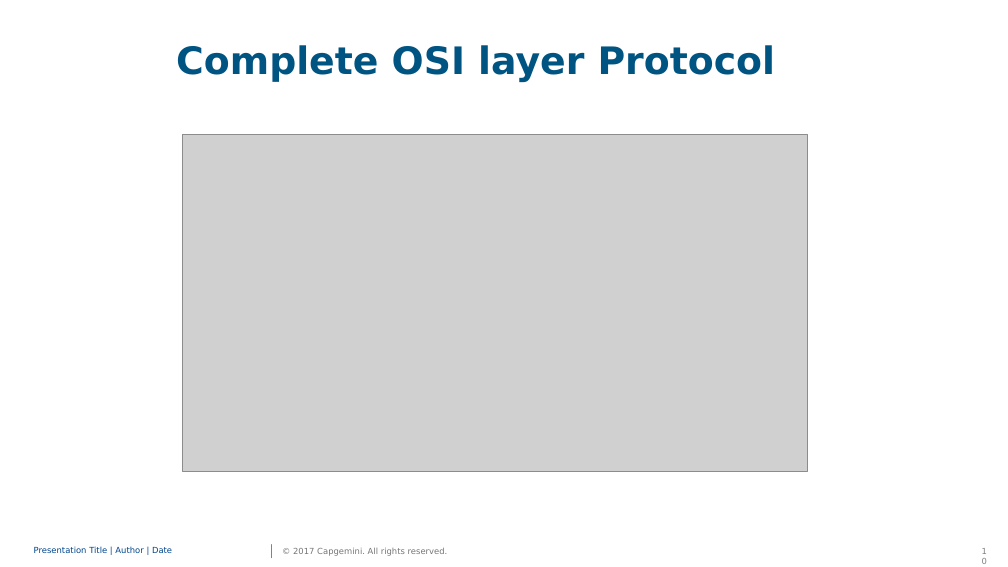
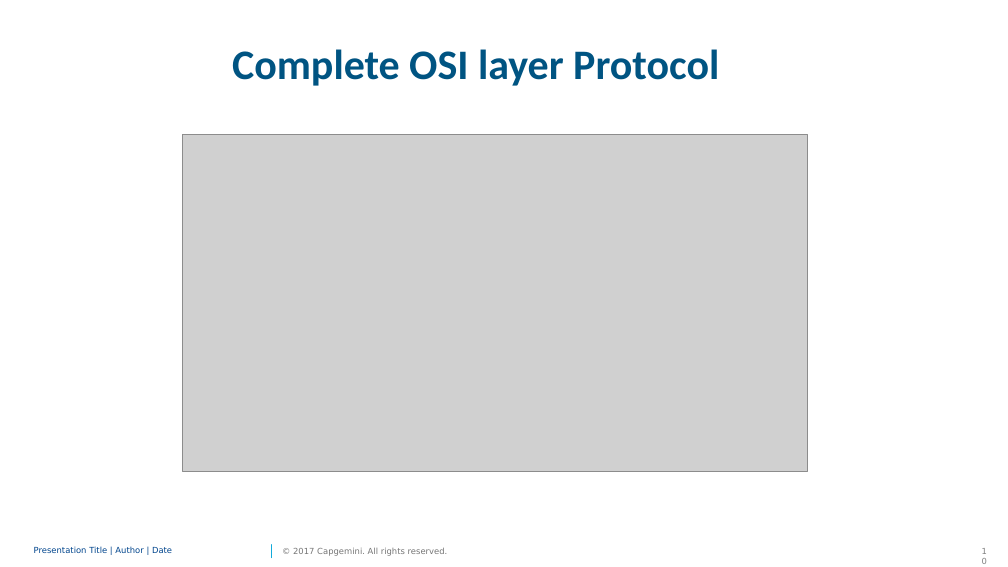
Before and after one commit to PriyalPotnis/m1, a slide deck: slide 10 of M1.pptx. Drawn at 1008x567 pixels with LibreOffice and Linux fonts; fonts in the diff are those of the drawing; grey boxes stand for pictures. Boxes give left, top, right and bottom in pixels: in the first picture for what was removed or moved away, otherwise in the second. Text is boxed around its words. In the diff, an @@ line names an element or a change of style, - is before the commit and + after.

```diff
--- a/M1.pptx
+++ b/M1.pptx
@@ text "Complete OSI layer Protocol": place and size @@
-text "Complete OSI layer Protocol" at [176,45,776,82]
+text "Complete OSI layer Protocol" at [232,49,719,86]
@@ text "Complete OSI layer Protocol" at [232,49,719,86]: size 36 to 40 pt, font DejaVu Sans to Calibri @@
```
Also in this commit, not shown: 10 other slides changed, 1 slide removed, 1 other file.
